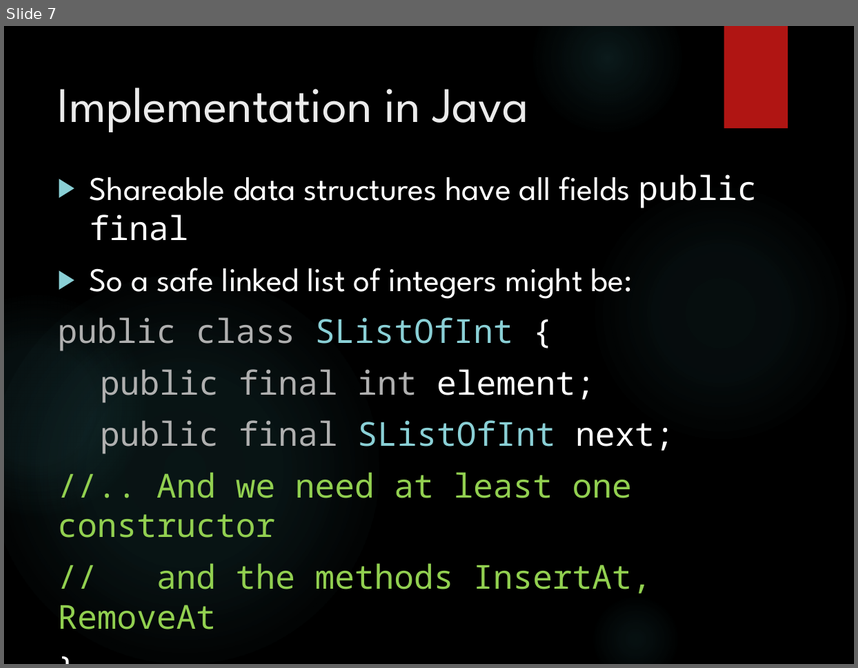
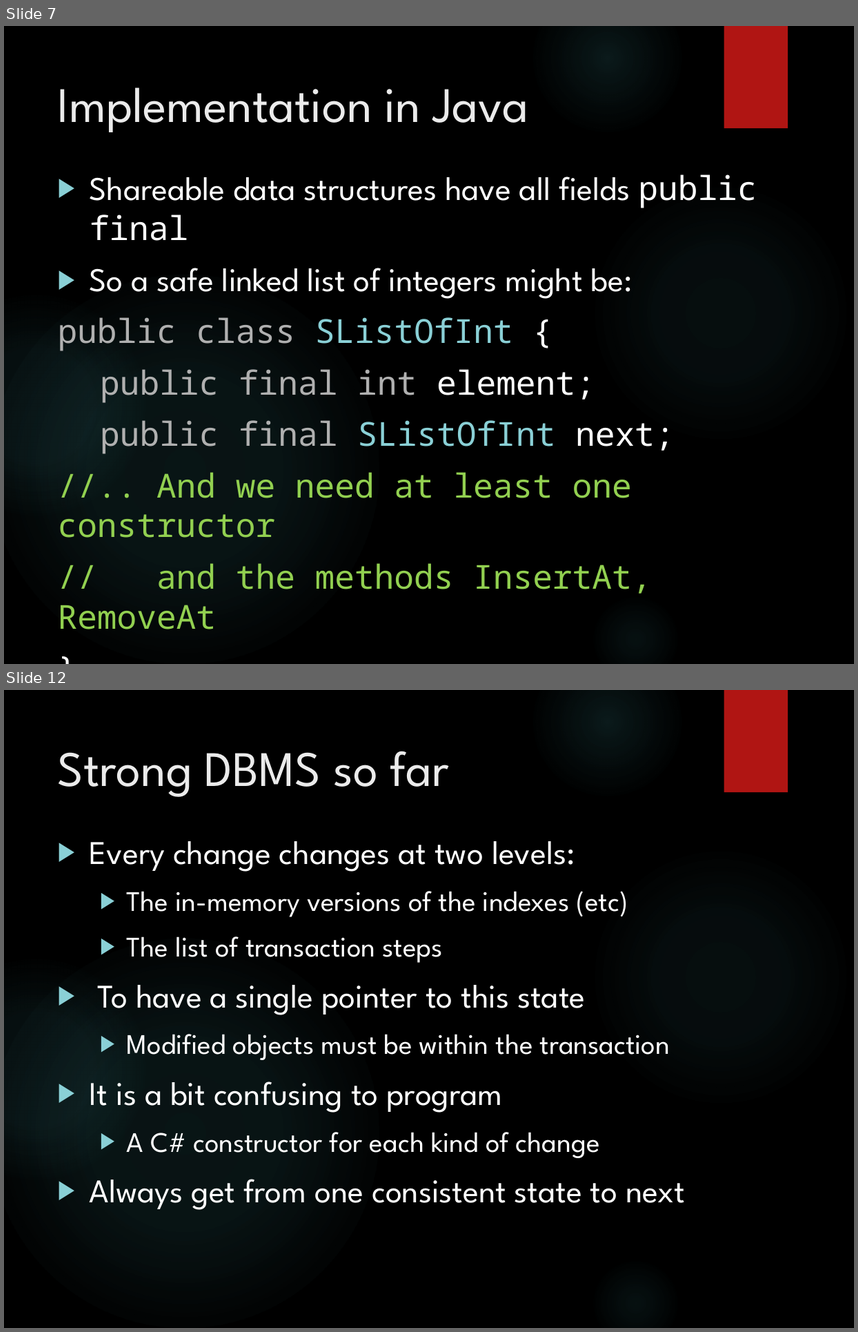
Before and after one commit to MalcolmCrowe/ShareableDataStructures, a slide deck: Shareable Data Structures.pptx. Shown one above the other, each under a label of ours: slide 7 before the commit, slides 7 and 12 after it; the slides between them are not shown. The pictures are 858x668 and 858x1332 pixels, drawn with LibreOffice and Linux fonts; fonts in the diff are those of the drawing; background and template pictures are left out. Boxes give left, top, right and bottom in pixels: in the first picture for what was removed or moved away, otherwise in the second. Text is boxed around its words. In the diff, an @@ line names an element or a change of style, - is before the commit and + after.

```diff
--- a/Shareable Data Structures.pptx
+++ b/Shareable Data Structures.pptx
@@ slide 12 added at (4,690,854,1328), background picture (left out); not listed: 6 template elements that a slide beside it also shows @@
@@ title added at (58,751,450,797), 42 pt, text #EBEBEB @@
+Strong DBMS so far
@@ text added at (90,841,684,1210), 24 pt, text #FFFFFF @@
+▶ Every change changes at two levels:
+  ▶ The in-memory versions of the indexes (etc)
+  ▶ The list of transaction steps
+▶ To have a single pointer to this state
+  ▶ Modified objects must be within the transaction
+▶ It is a bit confusing to program
+  ▶ A C# constructor for each kind of change
+▶ Always get from one consistent state to next
```
Also in this commit, not shown: 1 slide changed, 4 other slides added, 1 other file.
